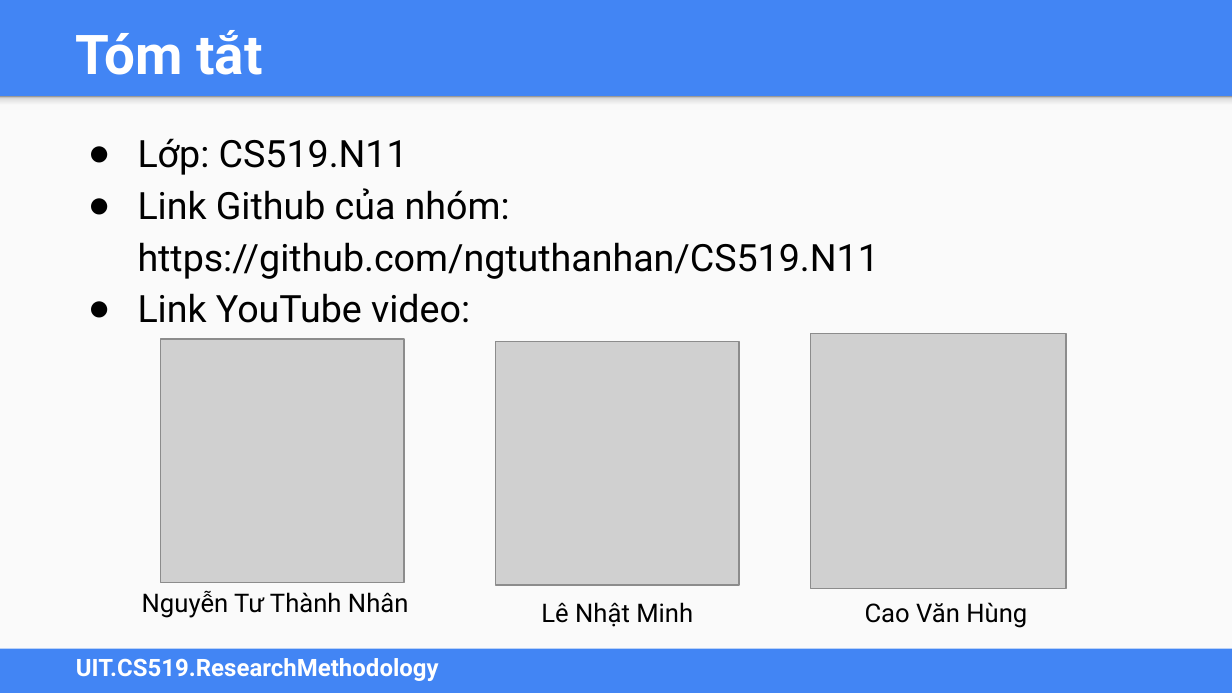
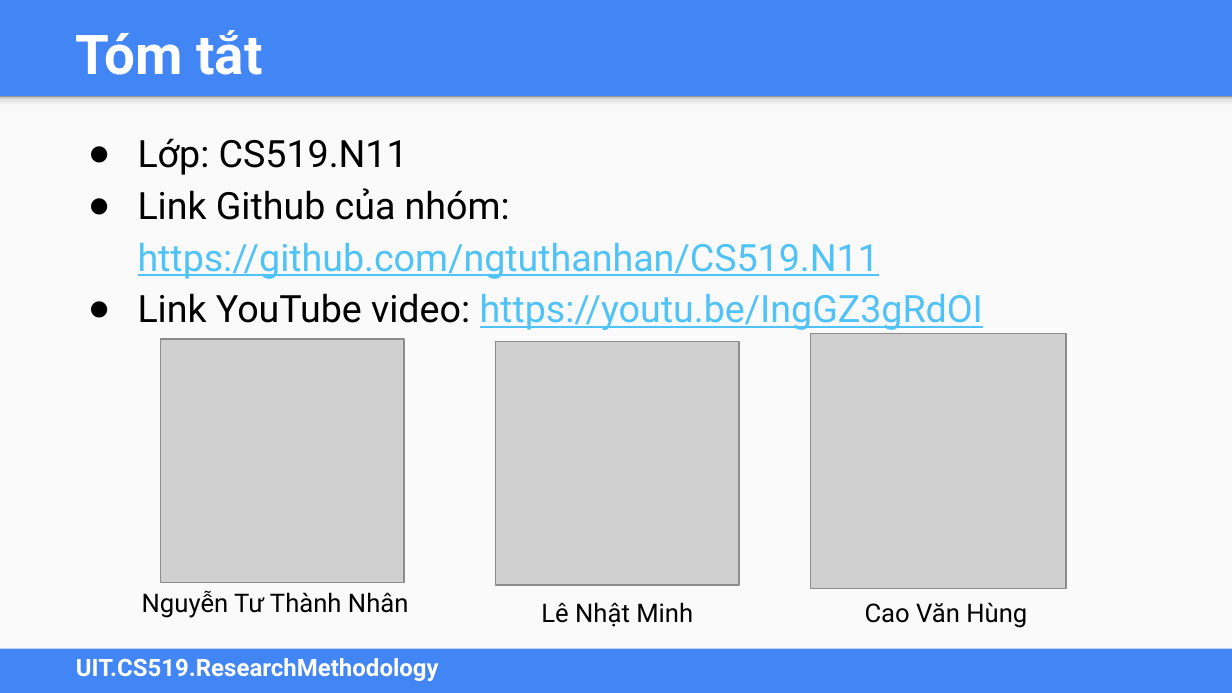
Before and after one commit to ngtuthanhan/CS519.N11, a slide deck: slide 2 of Presentation.pptx. Drawn at 1232x693 pixels with LibreOffice and Linux fonts; fonts in the diff are those of the drawing; grey boxes stand for pictures. Boxes give left, top, right and bottom in pixels: in the first picture for what was removed or moved away, otherwise in the second. Text is boxed around its words. In the diff, an @@ line names an element or a change of style, - is before the commit and + after.

```diff
--- a/Presentation.pptx
+++ b/Presentation.pptx
@@ text at [138, 188, 879, 279]: text colour #000000 to #4FC3F7, underline on in "https://github.com/ngtuthanhan/CS519.N11" @@
@@ text at [138, 293, 983, 330]: text changed; text colour #000000 to #4FC3F7 @@
-● Link YouTube video:
+● Link YouTube video: https://youtu.be/IngGZ3gRdOI
```
Also in this commit, not shown: 2 other slides changed, 4 other files.
